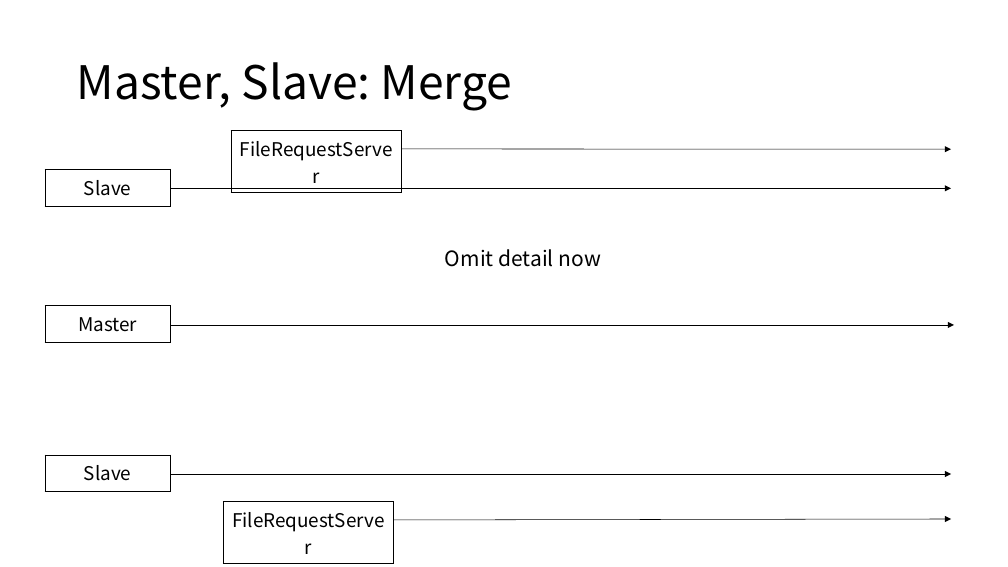
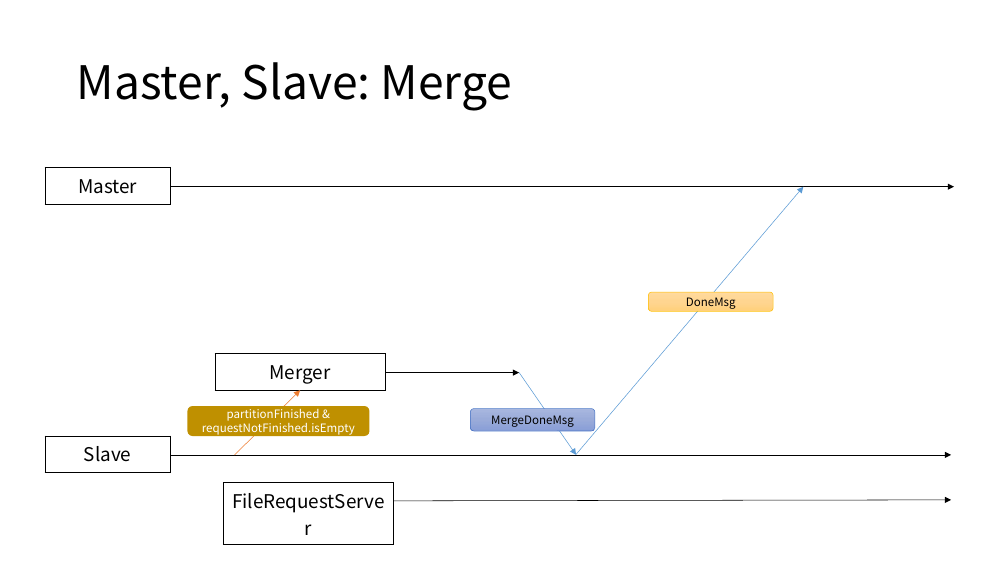
Before and after one commit to Eyebrowmoon/CS490, a slide deck: slide 26 of project.pptx (slide 25 before the commit). Drawn at 1008x567 pixels with LibreOffice and Linux fonts; fonts in the diff are those of the drawing. Boxes give left, top, right and bottom in pixels: in the first picture for what was removed or moved away, otherwise in the second. Text is boxed around its words. In the diff, an @@ line names an element or a change of style, - is before the commit and + after.

```diff
--- a/project.pptx
+++ b/project.pptx
@@ table removed at (231,131,402,168), 1 rows, 1 columns @@
-FileRequestServer
@@ arrow removed from (402, 149) to (951, 149) @@
@@ table: place and size @@
-table at (45,306,170,343)
+table at (45,167,170,204)
@@ table removed at (45,169,171,206), 1 rows, 1 columns @@
-Slave
@@ arrow moved from (170, 325) - (954, 325) to (170, 187) - (954, 187) @@
@@ arrow removed from (170, 188) to (951, 188) @@
@@ arrow added from (576, 454) to (804, 187), #5B9BD5 0.5 pt @@
@@ text removed at (445,249,601,267) @@
-Omit detail now
@@ rounded rectangle added at (649,292,774,311), fill gradient #FFDB9E to #FFD590 to #FFD07C, outline #FFC000 0.5 pt, 11 pt, text #000000 @@
+DoneMsg
@@ table added at (215,354,385,391), 1 rows, 1 columns @@
+Merger
@@ arrow added from (386, 373) to (520, 373), #000000 0.5 pt @@
@@ arrow added from (520, 373) to (576, 455), #5B9BD5 0.5 pt @@
@@ rounded rectangle added at (188,406,370,436), fill #BF9000, 11 pt, text #FFFFFF @@
+partitionFinished &
+requestNotFinished.isEmpty
@@ arrow added from (234, 455) to (300, 390), #ED7D31 0.5 pt @@
@@ rounded rectangle added at (470,408,595,431), fill gradient #A8B7DF to #9AABD9 to #889ED7, outline #4472C4 0.5 pt, 11 pt, text #000000 @@
+MergeDoneMsg
@@ 2 tables, 2 arrows: place and size @@
-2 tables, 2 arrows at (45,455,951,539)
+2 tables, 2 arrows at (45,436,951,520)
```
Also in this commit, not shown: 6 other slides changed, 1 slide added, 2 slides removed, 11 other files.
